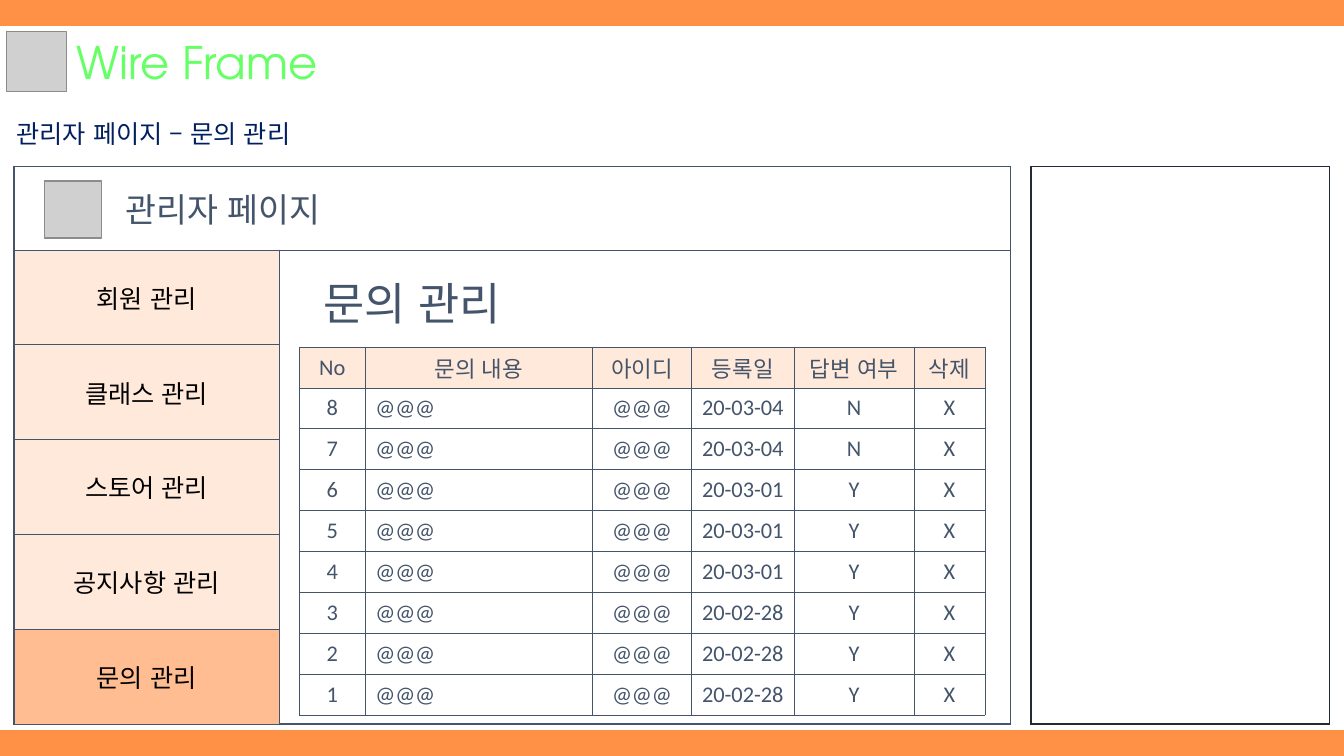
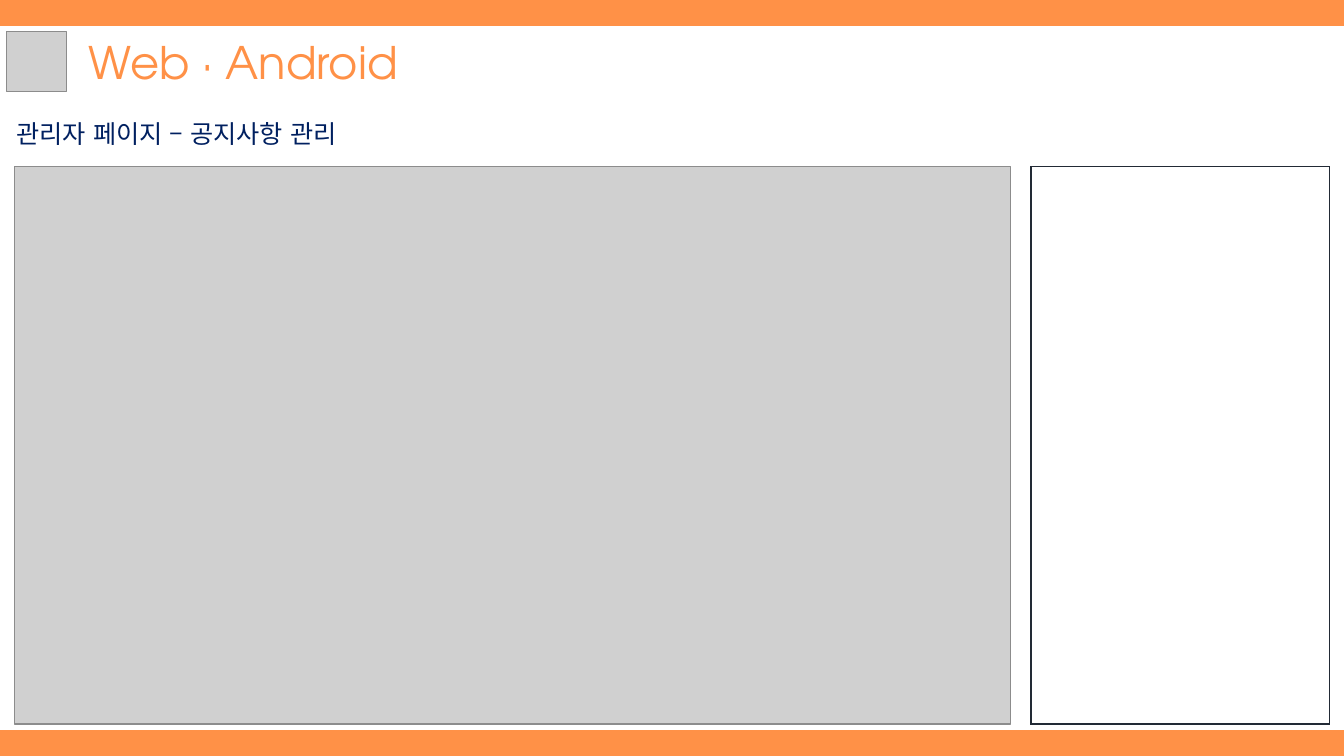
Before and after one commit to hhsw07/ezen-academy-projects, a slide deck: slide 72 of WebContent/발표자료/2차/3조 하비팩토리.pptx (slide 64 before the commit). Drawn at 1344x756 pixels with LibreOffice and Linux fonts; fonts in the diff are those of the drawing; grey boxes stand for pictures. Boxes give left, top, right and bottom in pixels: in the first picture for what was removed or moved away, otherwise in the second. Text is boxed around its words. In the diff, an @@ line names an element or a change of style, - is before the commit and + after.

```diff
--- a/WebContent/발표자료/2차/3조 하비팩토리.pptx
+++ b/WebContent/발표자료/2차/3조 하비팩토리.pptx
@@ text removed at (x1=77, y1=46, x2=317, y2=80) @@
-Wire Frame
@@ text added at (x1=89, y1=46, x2=398, y2=80), 32 pt, text #FF9147 @@
+Web · Android
@@ text at (x1=17, y1=122, x2=336, y2=145): text changed @@
-관리자 페이지 – 문의 관리
+관리자 페이지 – 공지사항 관리
@@ rectangle removed at (x1=14, y1=166, x2=1011, y2=724) @@
@@ picture added at (x1=14, y1=166, x2=1011, y2=724) @@
@@ picture removed at (x1=44, y1=181, x2=102, y2=239) @@
@@ text removed at (x1=125, y1=194, x2=320, y2=225) @@
-관리자 페이지
@@ line removed from (14, 250) to (1011, 250) @@
@@ table removed at (x1=14, y1=250, x2=279, y2=724), 5 rows, 1 columns @@
-회원 관리
-클래스 관리
-스토어 관리
-공지사항 관리
-문의 관리
@@ line removed from (279, 250) to (279, 724) @@
@@ text removed at (x1=323, y1=283, x2=500, y2=324) @@
-문의 관리
@@ table removed at (x1=299, y1=347, x2=984, y2=715), 9 rows, 6 columns @@
-No | 문의 내용 | 아이디 | 등록일 | 답변 여부 | 삭제
-8 | @@@ | @@@ | 20-03-04 | N | X
-7 | @@@ | @@@ | 20-03-04 | N | X
-6 | @@@ | @@@ | 20-03-01 | Y | X
-5 | @@@ | @@@ | 20-03-01 | Y | X
-4 | @@@ | @@@ | 20-03-01 | Y | X
-3 | @@@ | @@@ | 20-02-28 | Y | X
-2 | @@@ | @@@ | 20-02-28 | Y | X
-1 | @@@ | @@@ | 20-02-28 | Y | X
```
Also in this commit, not shown: 29 other slides changed, 18 slides added, 3 slides removed.
